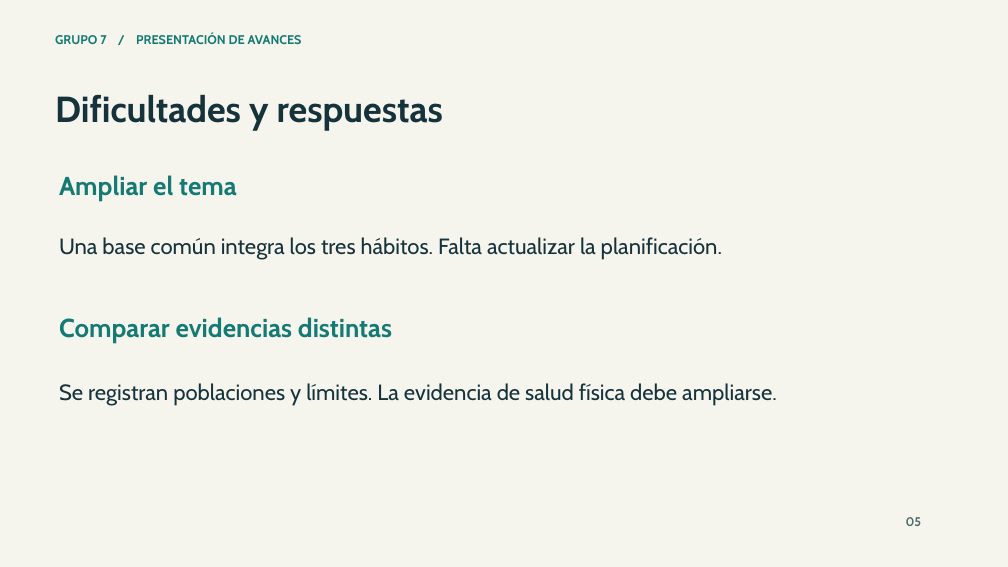
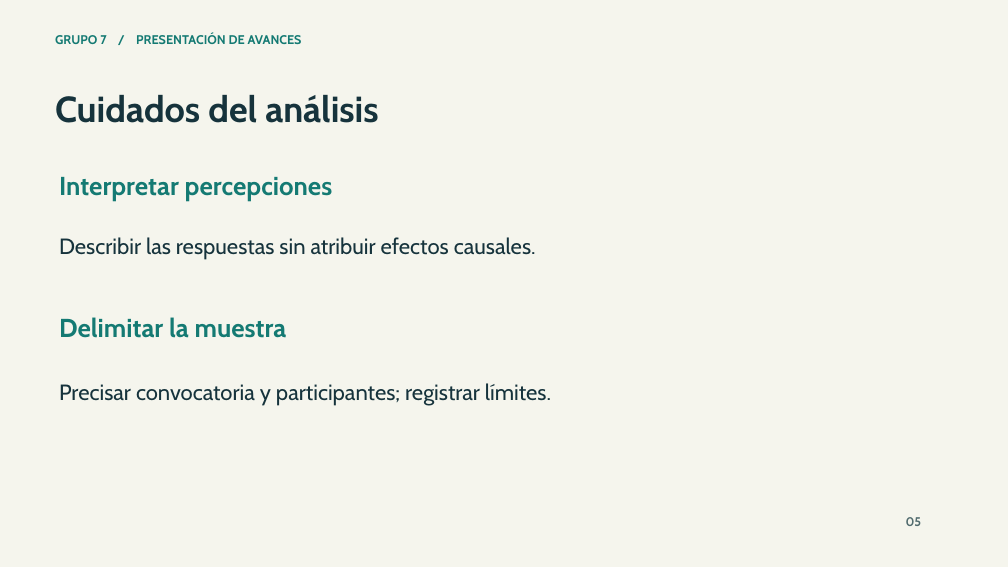
Before and after one commit to jochevipe/liderazgo_7, a slide deck: slide 5 of 06-presentaciones/presentacion/presentacion-avances-grupo-7.pptx. Drawn at 1008x567 pixels with LibreOffice and Linux fonts; fonts in the diff are those of the drawing. Boxes give left, top, right and bottom in pixels: in the first picture for what was removed or moved away, otherwise in the second. Text is boxed around its words. In the diff, an @@ line names an element or a change of style, - is before the commit and + after.

```diff
--- a/06-presentaciones/presentacion/presentacion-avances-grupo-7.pptx
+++ b/06-presentaciones/presentacion/presentacion-avances-grupo-7.pptx
@@ text at (x1=55, y1=95, x2=378, y2=123): text changed @@
-Dificultades y respuestas
+Cuidados del análisis
@@ text at (x1=59, y1=177, x2=333, y2=200): text changed @@
-Ampliar el tema
+Interpretar percepciones
@@ text at (x1=59, y1=237, x2=536, y2=260): text changed @@
-Una base común integra los tres hábitos. Falta actualizar la planificación.
+Describir las respuestas sin atribuir efectos causales.
@@ text at (x1=59, y1=317, x2=287, y2=338): text changed @@
-Comparar evidencias distintas
+Delimitar la muestra
@@ text at (x1=59, y1=383, x2=551, y2=406): text changed @@
-Se registran poblaciones y límites. La evidencia de salud física debe ampliarse.
+Precisar convocatoria y participantes; registrar límites.
```
Also in this commit, not shown: 4 other slides changed, 45 other files.
